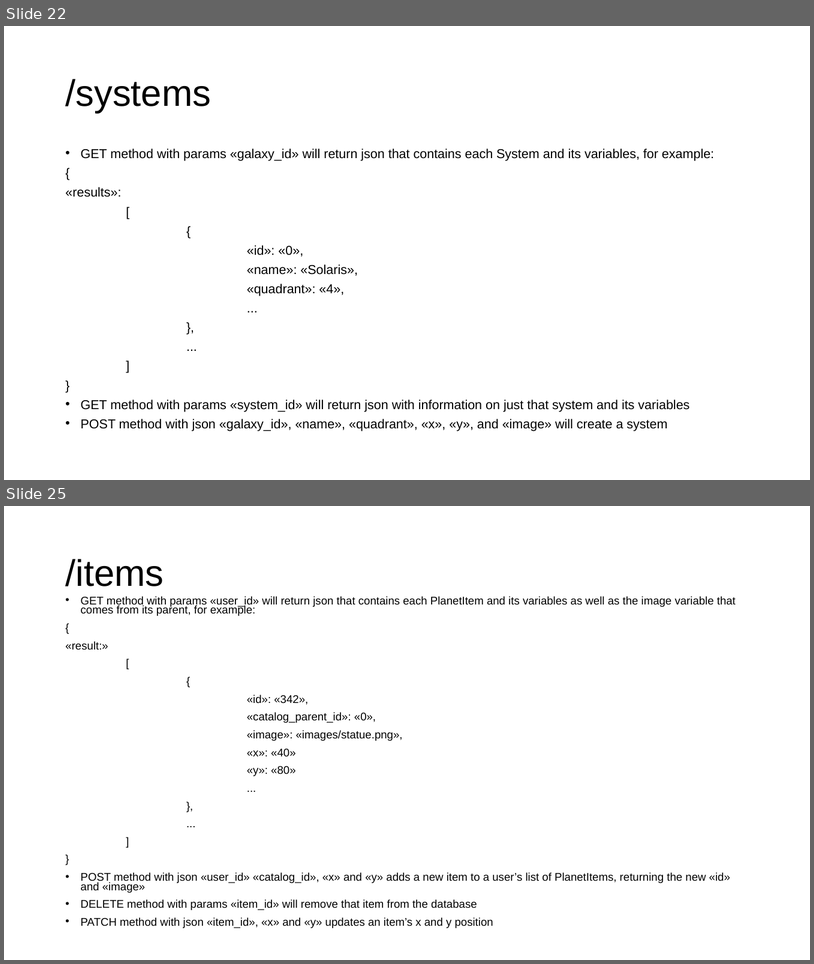
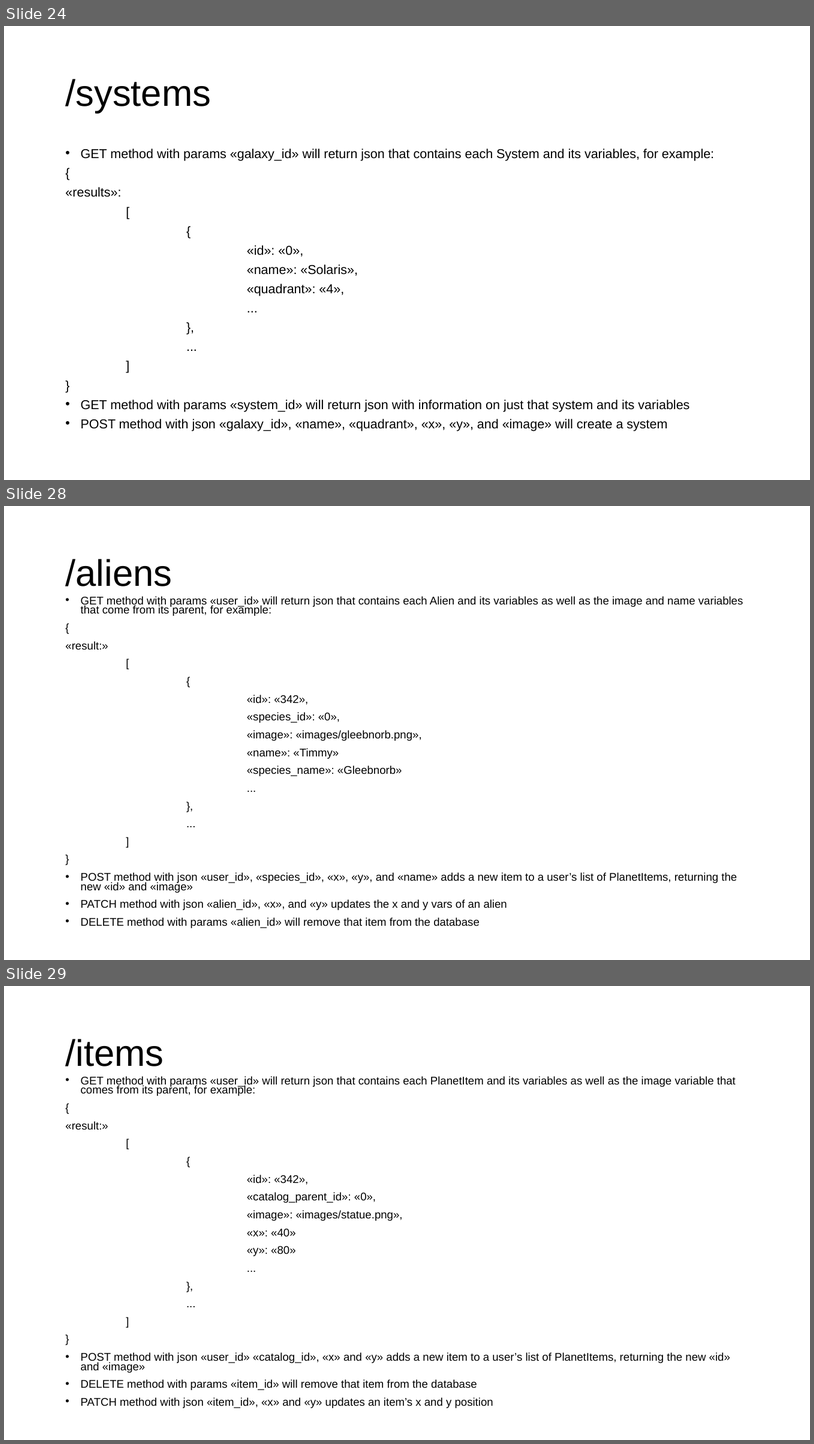
Before and after one commit to gmfk07/iu2018-backend, a slide deck: iu-spec-backend.pptx. Shown one above the other, each under a label of ours: slides 22 and 25 before the commit, slides 24, 28 and 29 after it; the slides between them are not shown. The pictures are 814x964 and 814x1444 pixels, drawn with LibreOffice and Linux fonts; fonts in the diff are those of the drawing. Boxes give left, top, right and bottom in pixels: in the first picture for what was removed or moved away, otherwise in the second. Text is boxed around its words. In the diff, an @@ line names an element or a change of style, - is before the commit and + after.

Commit message:
Fixed backend bugs, added aliens, rockets, and user info

```diff
--- a/iu-spec-backend.pptx
+++ b/iu-spec-backend.pptx
@@ slide 28 added at (4, 506, 810, 960), background #FFFFFF @@
@@ title added at (65, 559, 172, 586), 44 pt, text #000000 @@
+/aliens
@@ text added at (65, 596, 744, 928), 13.3 pt, text #000000 @@
+• GET method with params «user_id» will return json that contains each Alien and its variables as well as the image and name variables that come from its parent, for example:
+{
+«result:»
+[
+{
+«id»: «342»,
+«species_id»: «0»,
+«image»: «images/gleebnorb.png»,
+«name»: «Timmy»
+«species_name»: «Gleebnorb»
+...
+},
+...
+]
+}
+• POST method with json «user_id», «species_id», «x», «y», and «name» adds a new item to a user’s list of PlanetItems, returning the new «id» and «image»
+• PATCH method with json «alien_id», «x», and «y» updates the x and y vars of an alien
+• DELETE method with params «alien_id» will remove that item from the database
@@ what was slide 22 is now slide 24 @@
@@ what was slide 25 is now slide 29 @@
```
Also in this commit, not shown: 4 slides changed, 3 other slides added, 5 other files.
